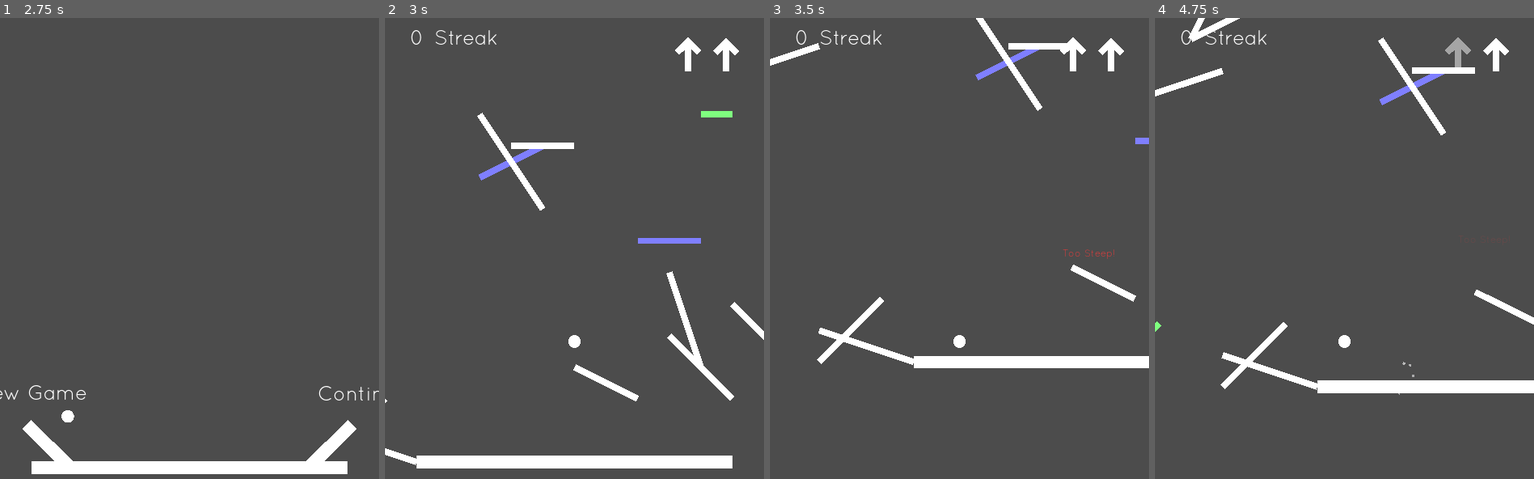
Above: before the commit, frames 1-4 (left to right).
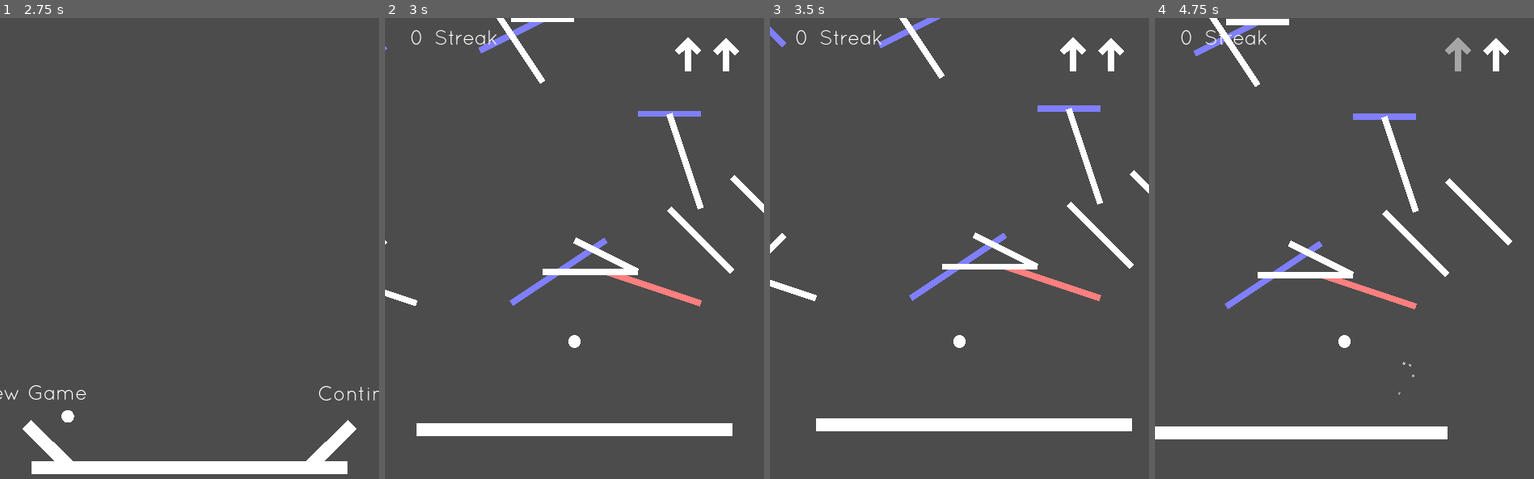
Above: after the commit, the same moments.

Repository: manglemix/Bola
Game: Godot game, scene res://levels/main_menu.tscn
Same seed, same stepped clock (60 frames per second), same inputs: the game is played once before the commit and once after it.
Inputs (mouse positions are in pixels of both pictures, inside the frame that each line leads up to):
- Up to frame 1 (2.75 s): move the mouse to (272, 308) at 0.52 s; click (272, 308) at 0.77 s; move the mouse to (113, 372) at 1.27 s; click (113, 372) at 1.52 s; move the mouse to (227, 197) at 2.02 s
- Up to frame 2 (3 s): move the mouse to (555, 469) at 2.77 s
- Up to frame 3 (3.5 s): click (940, 469) at 3.02 s
- Up to frame 4 (4.75 s): move the mouse to (1458, 437) at 3.52 s; click (1458, 437) at 3.77 s; move the mouse to (1230, 243) at 4.27 s; click (1230, 243) at 4.52 s

Frame 1 is identical in both runs. In frame 2, 10% of the frame differs, in the area x 0-100%, y 0-98%; in frame 3, 9.0%; in frame 4, 9.2%.
Error in both runs: Trying to assign value of type 'Nil' to a variable of type 'Dictionary'. (res://autoloads/replays.gd:28)

Commit message:
barriers now only spawn above 150

Diff:
--- a/agents/player.gd
+++ b/agents/player.gd
@@ -15,8 +15,6 @@
 	add_child(_too_steep_delay_timer)
 	connect("jump_started", self, "_try_vibrate")
 	connect("not_landed", self, "_on_not_landed")
-	yield(self, "fell_out")
-	GameState.lost()
 
 
 func _try_vibrate(_null):
--- a/barriers/random_barrier_grid.gd
+++ b/barriers/random_barrier_grid.gd
@@ -3,6 +3,7 @@
 
 
 export var max_barrier_count := 50
+export var grid_start_height := 200.0
 export var grid_step := 50.0
 export var grid_width = 1000.0
 export var max_barrier_steps_bounds := 3
@@ -30,11 +31,12 @@
 	var barrier_transforms := []
 	var barrier_count := 0
 	var barrier_points := _existing_barrier_points.duplicate()
+	var i := 0
 
-	for i in range(max_barrier_count):
+	while i < max_barrier_count:
 		var origin := Vector2(
 			stepify(_rng.randf_range(- grid_width / 2, grid_width / 2), grid_step),
-			stepify(_rng.randf_range(0, - GameState.level_height), grid_step)
+			stepify(_rng.randf_range(-grid_start_height, - GameState.level_height), grid_step)
 		)
 
 		var barrier
@@ -56,11 +58,11 @@
 
 		var extents := Vector2.ZERO
 
-		while extents.length_squared() == 0:
+		while extents.length_squared() == 0 or origin.y + extents.y > - grid_start_height:
 			extents =  Vector2(
 				round(_rng.randf_range(-max_barrier_steps_bounds, max_barrier_steps_bounds)),
-				round(_rng.randf_range(- max_barrier_steps_bounds, max_barrier_steps_bounds))
-			)
+				round(_rng.randf_range(-max_barrier_steps_bounds, max_barrier_steps_bounds))
+			) * grid_step
 
 		if is_point_between_array(origin, barrier_points) and is_point_between_array(extents, barrier_points):
 			barrier.free()
@@ -70,15 +72,16 @@
 			barrier.free()
 			continue
 
+		i += 1
 		if barrier is RotatableBarrier:
 			GameState.add_rotatable(barrier, i)
 
 		barrier_points.append([origin, extents])
 		var barrier_transform: Transform2D = Barrier.calculate_dimensions(
 			origin,
-			origin + extents * grid_step
+			origin + extents
 		)
-		var barrier_length := extents.length() * grid_step
+		var barrier_length := extents.length()
 		barrier.dimensions = Vector2(barrier_length, barrier_thickness)
 		barrier.transform = barrier_transform
 
@@ -95,18 +98,14 @@
 	barrier_meshes.instance_count = barrier_count
 	barrier_meshes.mesh.size = Vector2(barrier_thickness, barrier_thickness)
 
-	for i in range(barrier_transforms.size()):
-		barrier_meshes.set_instance_transform_2d(i, barrier_transforms[i])
+	for j in range(barrier_transforms.size()):
+		barrier_meshes.set_instance_transform_2d(j, barrier_transforms[j])
 
 	var barrier_meshes_node := MultiMeshInstance2D.new()
 	barrier_meshes_node.multimesh = barrier_meshes
 	add_child(barrier_meshes_node)
 
 #	if not GameState.loading_from_disk: GameState.save()
-
-
-func portal_reached():
-	GameState.won()
 
 
 static func is_point_between(point: Vector2, from: Vector2, to: Vector2) -> bool:
--- a/levels/main.tscn
+++ b/levels/main.tscn
@@ -37,6 +37,7 @@
 
 
 func _ready():
+	connect(\"fell_out\", GameState, \"lost\")
 	yield(get_tree(), \"idle_frame\")
 	_on_jumping(null)		# if we loaded from disk, we shld update the icons
 
@@ -52,6 +53,14 @@
 
 	if current_jumps > 1:
 		jump_icon2.modulate.a = JUMP_ICON_FADE
+"
+
+[sub_resource type="GDScript" id=6]
+script/source = "extends EndPortal
+
+
+func _ready():
+	connect(\"portal_reached\", GameState, \"won\")
 "
 
 [sub_resource type="DynamicFont" id=4]
@@ -78,7 +87,7 @@
 dimensions = Vector2( 500, 20 )
 
 [node name="Player" parent="." instance=ExtResource( 2 )]
-position = Vector2( 0, -201 )
+position = Vector2( 0, -150 )
 script = SubResource( 1 )
 
 [node name="Camera2D" type="Camera2D" parent="Player"]
@@ -86,6 +95,7 @@
 
 [node name="Portal" parent="." instance=ExtResource( 4 )]
 position = Vector2( 0, -2500 )
+script = SubResource( 6 )
 _target_node_path = NodePath("../Player")
 
 [node name="CanvasLayer" type="CanvasLayer" parent="."]
@@ -134,4 +144,3 @@
 
 [connection signal="jumping" from="Player" to="Player" method="_on_jumping"]
 [connection signal="landed" from="Player" to="Player" method="_on_landed"]
-[connection signal="portal_reached" from="Portal" to="." method="portal_reached"]
Not shown: 1 places in levels/main.tscn that only renumber resources
